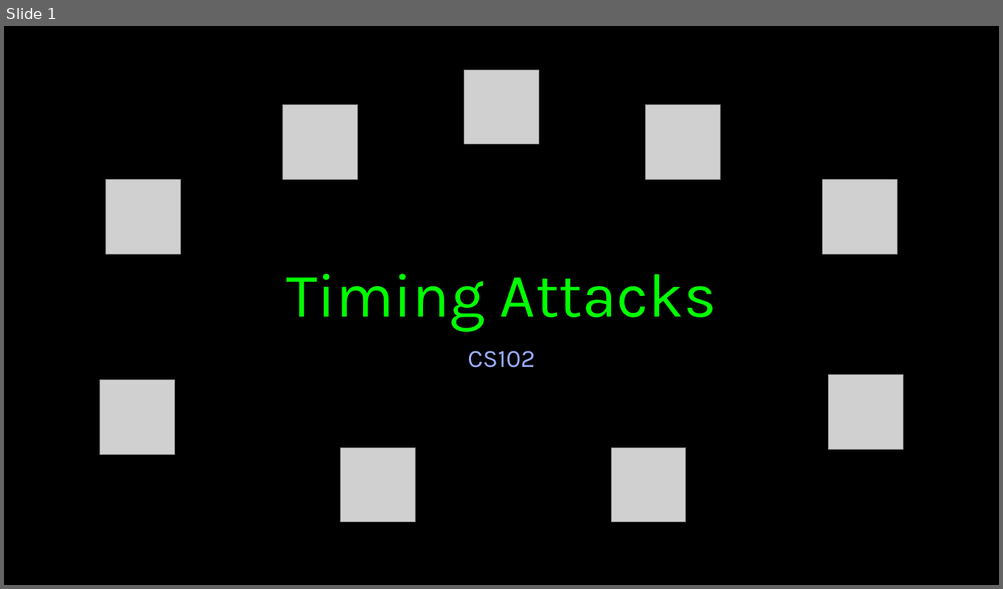
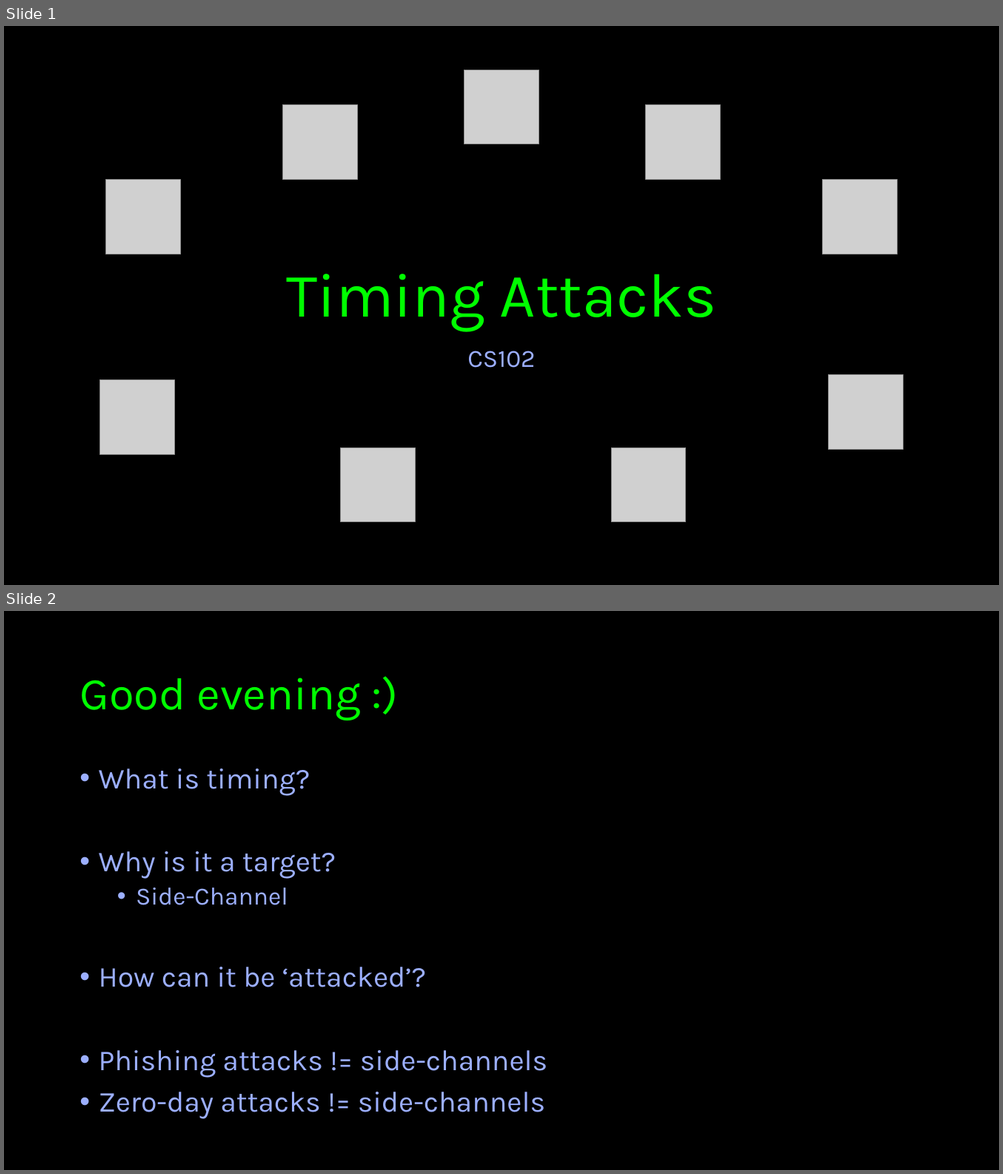
Before and after one commit to imperialcybersoc/cs102-timing_attacks, a slide deck: cs102-timing_attacks.pptx. Shown one above the other, each under a label of ours: slide 1 before the commit, slides 1 and 2 after it. The pictures are 1003x589 and 1003x1174 pixels, drawn with LibreOffice and Linux fonts; fonts in the diff are those of the drawing; grey boxes stand for pictures; background and template pictures are left out. Boxes give left, top, right and bottom in pixels: in the first picture for what was removed or moved away, otherwise in the second. Text is boxed around its words. In the diff, an @@ line names an element or a change of style, - is before the commit and + after.

```diff
--- a/cs102-timing_attacks.pptx
+++ b/cs102-timing_attacks.pptx
@@ slide 2 added at <box>4,611,999,1170</box>, background #000000 @@
@@ title added at <box>79,678,360,721</box>, 44 pt, text #00FF00 @@
+Good evening :)
@@ text added at <box>99,769,547,1119</box>, 28 pt, text #9CAFFF @@
+• What is timing?
+• Why is it a target?
+  • Side-Channel
+• How can it be ‘attacked’?
+• Phishing attacks != side-channels
+• Zero-day attacks != side-channels
```
Also in this commit, not shown: 21 other slides added, 2 slides removed.
